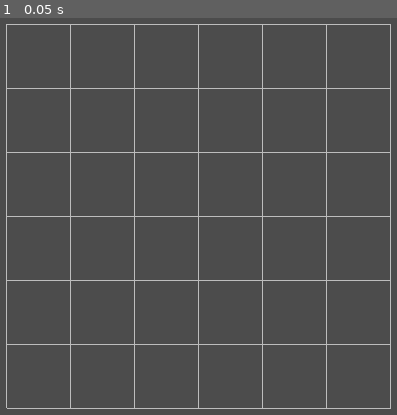
Above: before the commit, frame 1.
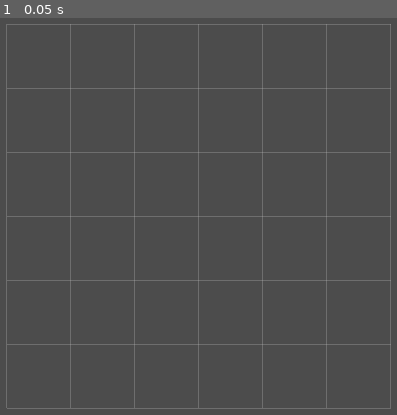
Above: after the commit, the same moment.

Repository: skarnl/godot--gwj33
Game: Godot game, scene res://game/game.tscn
Same seed, same stepped clock (60 frames per second), same inputs: the game is played once before the commit and once after it.
Inputs:
- Up to frame 1 (0.05 s): no input

The runs differ from the first frame. In frame 1, 3.4% of the frame differs, in the area x 1-99%, y 1-99%.

Commit message:
Make grid lines half transparent

Diff:
--- a/game/grid_lines.gd
+++ b/game/grid_lines.gd
@@ -5,6 +5,9 @@
 var rows = 6
 var grid_color = Color.gray
 
+func _ready() -> void:
+	self_modulate = Color(1.0, 1.0, 1.0, 0.3)
+
 func _draw() -> void:
 	for c in cols + 1:
 		draw_line(Vector2(0.0, c * cell_size), Vector2(rows * cell_size, c * cell_size), grid_color)
